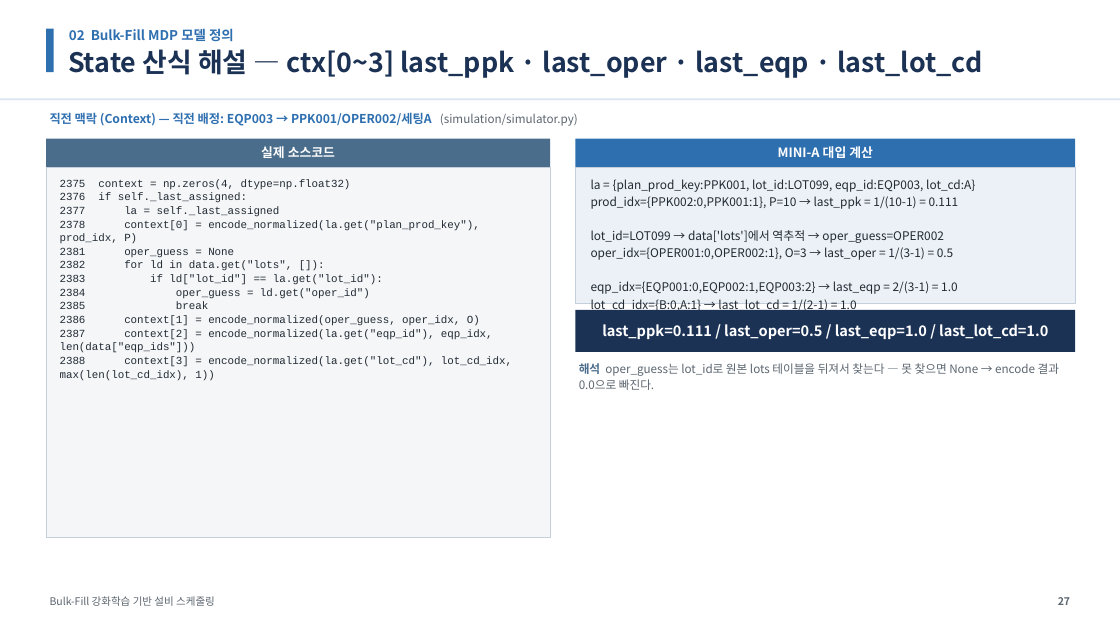
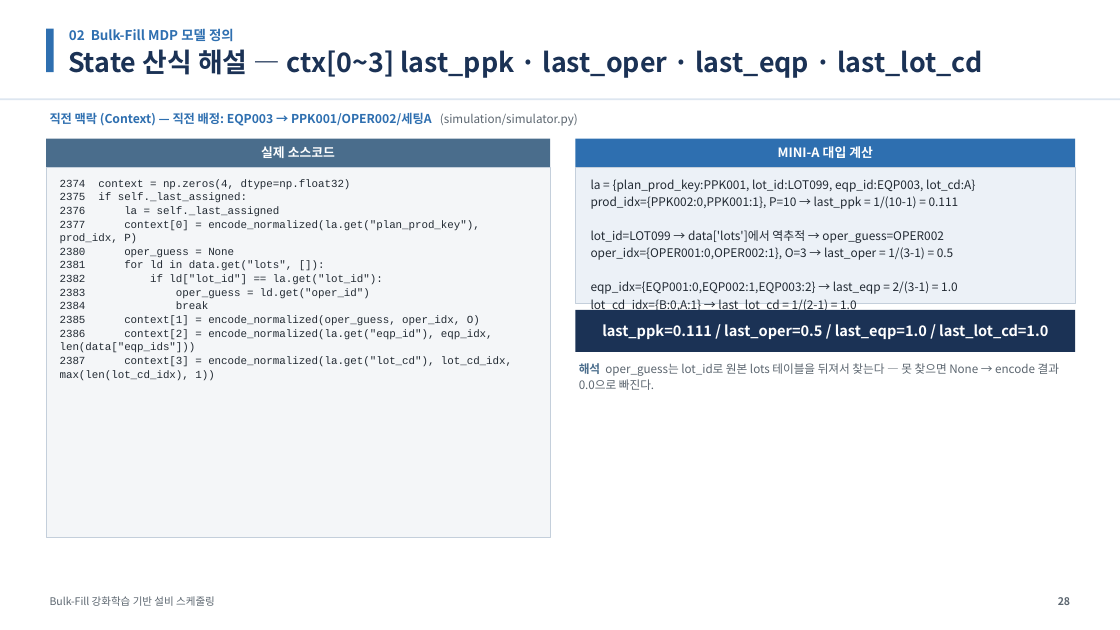
Before and after one commit to relighting123/pjt_scheduling, a slide deck: slide 28 of docs/BulkFill_스케줄링_발표자료.pptx (slide 27 before the commit). Drawn at 1120x630 pixels with LibreOffice and Linux fonts; fonts in the diff are those of the drawing. Boxes give left, top, right and bottom in pixels: in the first picture for what was removed or moved away, otherwise in the second. Text is boxed around its words. In the diff, an @@ line names an element or a change of style, - is before the commit and + after.

```diff
--- a/docs/BulkFill_스케줄링_발표자료.pptx
+++ b/docs/BulkFill_스케줄링_발표자료.pptx
@@ text at box(60, 179, 512, 381): text changed @@
-2375 context = np.zeros(4, dtype=np.float32)
-2376 if self._last_assigned:
-2377 la = self._last_assigned
-2378 context[0] = encode_normalized(la.get("plan_prod_key"), prod_idx, P)
-2381 oper_guess = None
-2382 for ld in data.get("lots", []):
-2383 if ld["lot_id"] == la.get("lot_id"):
-2384 oper_guess = ld.get("oper_id")
-2385 break
-2386 context[1] = encode_normalized(oper_guess, oper_idx, O)
-2387 context[2] = encode_normalized(la.get("eqp_id"), eqp_idx, len(data["eqp_ids"]))
-2388 context[3] = encode_normalized(la.get("lot_cd"), lot_cd_idx, max(len(lot_cd_idx), 1))
+2374 context = np.zeros(4, dtype=np.float32)
+2375 if self._last_assigned:
+2376 la = self._last_assigned
+2377 context[0] = encode_normalized(la.get("plan_prod_key"), prod_idx, P)
+2380 oper_guess = None
+2381 for ld in data.get("lots", []):
+2382 if ld["lot_id"] == la.get("lot_id"):
+2383 oper_guess = ld.get("oper_id")
+2384 break
+2385 context[1] = encode_normalized(oper_guess, oper_idx, O)
+2386 context[2] = encode_normalized(la.get("eqp_id"), eqp_idx, len(data["eqp_ids"]))
+2387 context[3] = encode_normalized(la.get("lot_cd"), lot_cd_idx, max(len(lot_cd_idx), 1))
@@ text at box(1058, 597, 1070, 605): text changed @@
-27
+28
```
Also in this commit, not shown: 42 other slides changed, 1 slide added, 4 other files.
